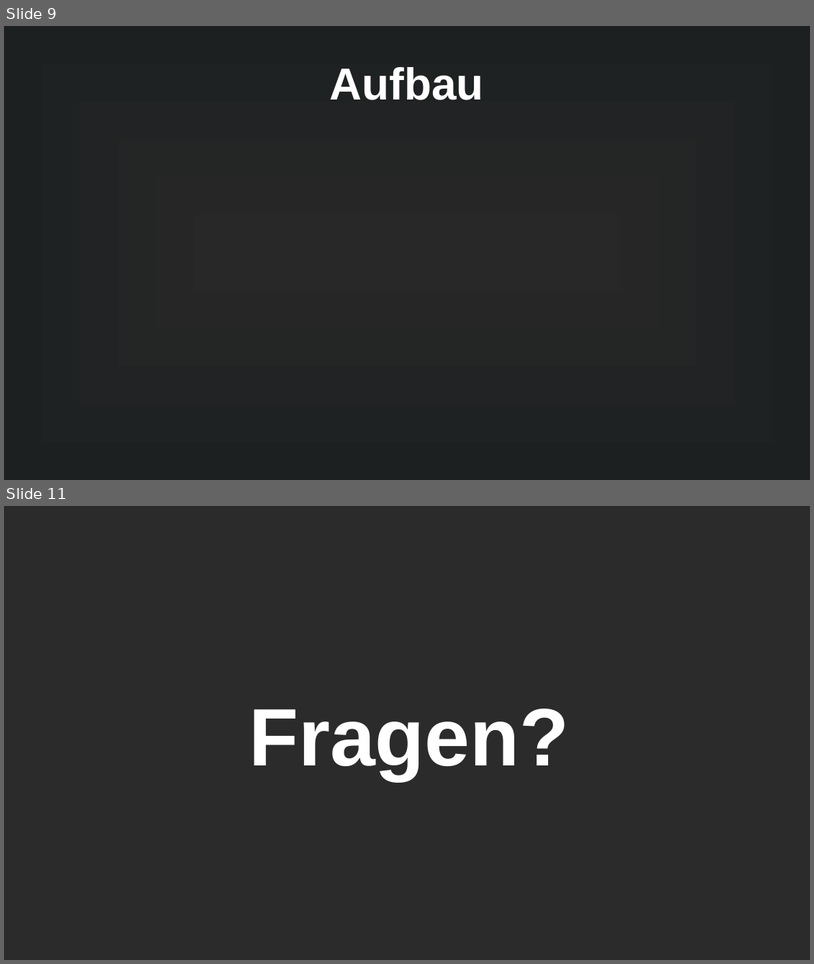
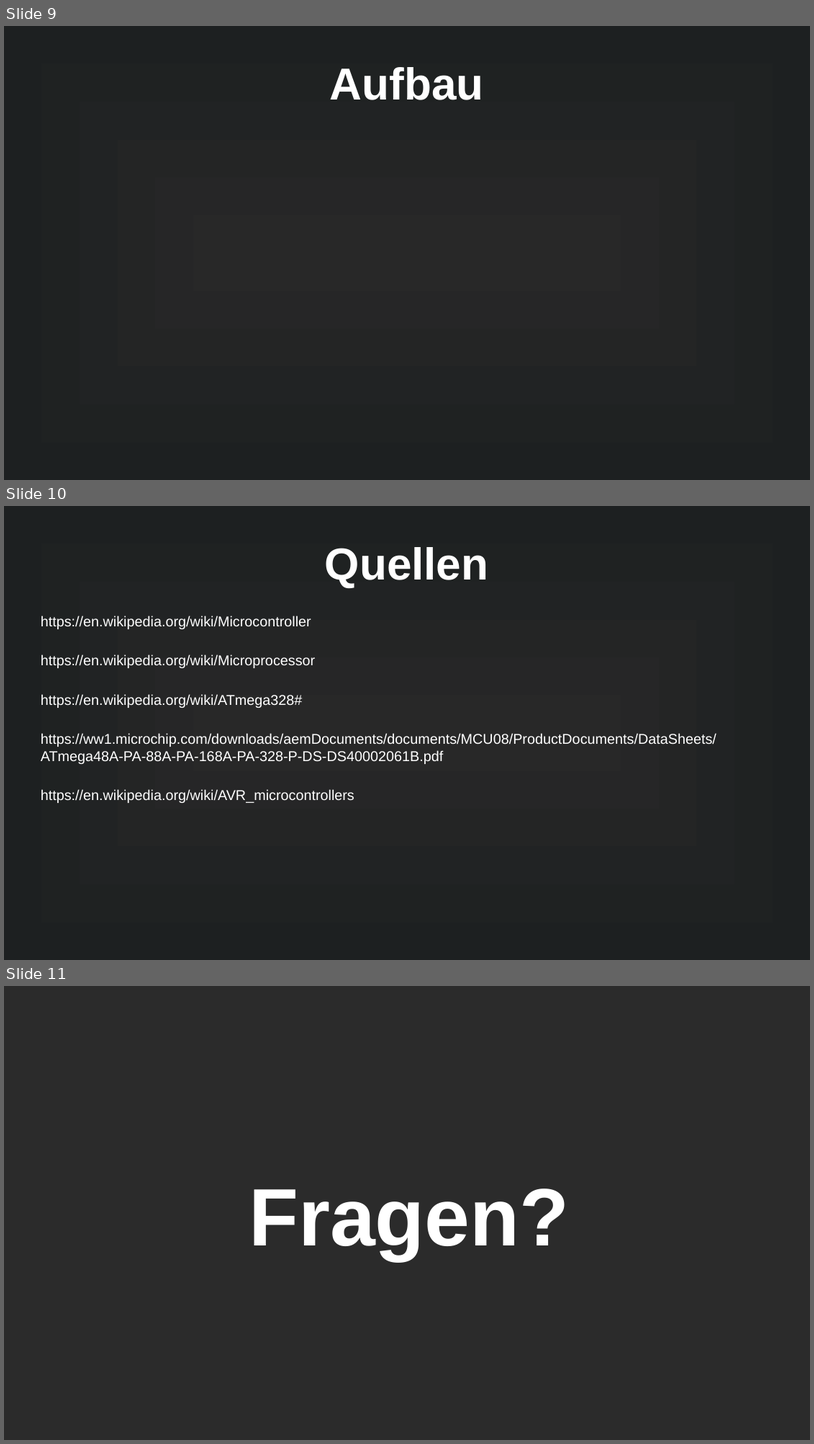
Before and after one commit to MuffinKran24/IMP_GFS, a slide deck: Mikrocontroller_GFS.odp. Shown one above the other, each under a label of ours: slides 9 and 11 before the commit, slides 9, 10 and 11 after it; the slides between them are not shown. The pictures are 814x964 and 814x1444 pixels, drawn with LibreOffice and Linux fonts; fonts in the diff are those of the drawing; background and template pictures are left out; a plain dark background stands for a picture behind light text. Boxes give left, top, right and bottom in pixels: in the first picture for what was removed or moved away, otherwise in the second. Text is boxed around its words. In the diff, an @@ line names an element or a change of style, - is before the commit and + after.

```diff
--- a/Mikrocontroller_GFS.odp
+++ b/Mikrocontroller_GFS.odp
@@ slide 10 added at (4, 506, 810, 960), background gradient #282828 to #1D2021 @@
@@ title added at (325, 547, 489, 587), 44 pt, text #FFFFFF, bold @@
+Quellen
@@ text added at (41, 615, 717, 803), 14 pt, text #FFFFFF @@
+https://en.wikipedia.org/wiki/Microcontroller
+https://en.wikipedia.org/wiki/Microprocessor
+https://en.wikipedia.org/wiki/ATmega328#
+https://ww1.microchip.com/downloads/aemDocuments/documents/MCU08/ProductDocuments/DataSheets/ATmega48A-PA-88A-PA-168A-PA-328-P-DS-DS40002061B.pdf
+https://en.wikipedia.org/wiki/AVR_microcontrollers
```
Also in this commit, not shown: 2 slides changed, 1 other slide added, 2 slides removed, 3 other files.
